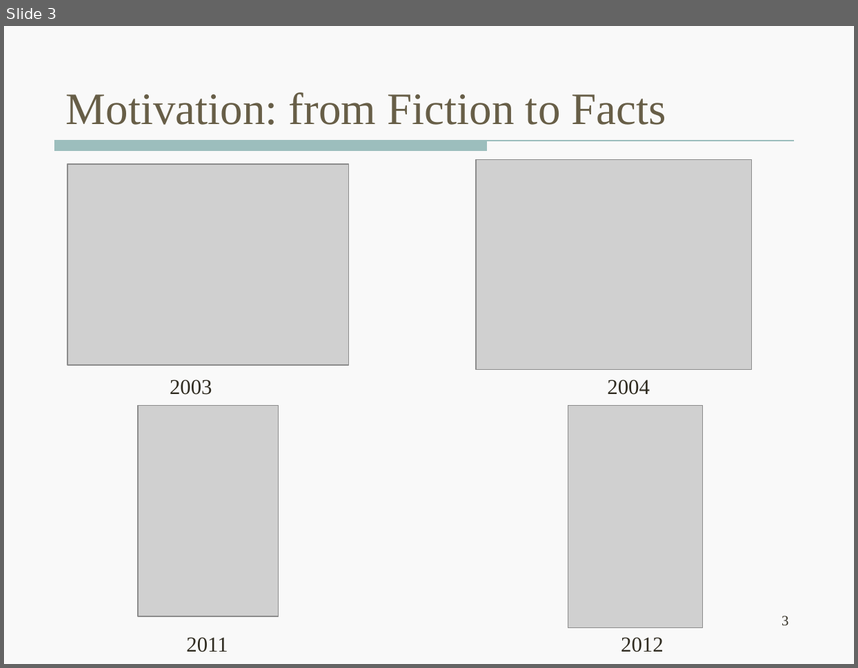
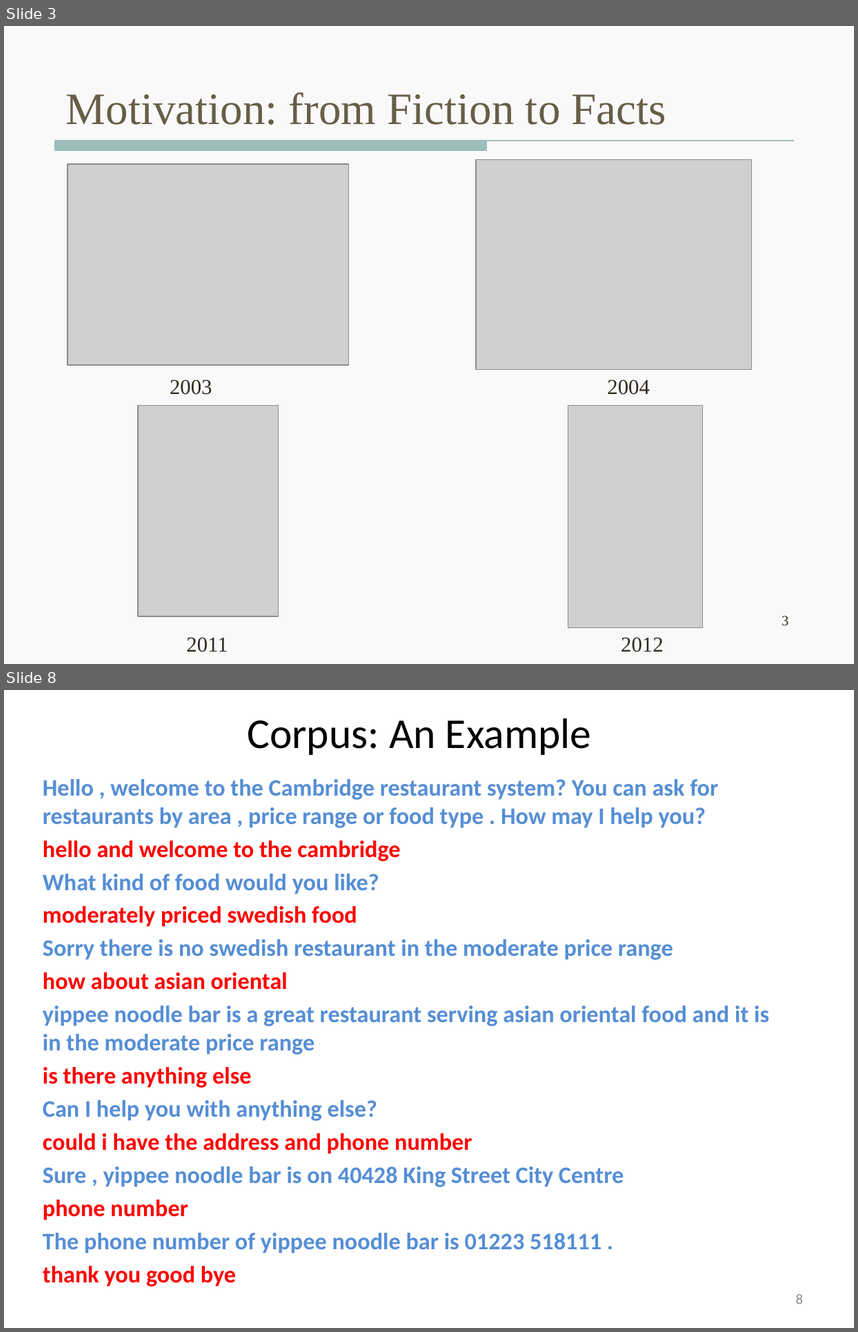
Before and after one commit to wencanluo/NLPFall2013, a slide deck: doc/12.06.2013 Meeting/DSTC2-12-16-2013.pptx. Shown one above the other, each under a label of ours: slide 3 before the commit, slides 3 and 8 after it; the slides between them are not shown. The pictures are 858x668 and 858x1332 pixels, drawn with LibreOffice and Linux fonts; fonts in the diff are those of the drawing; grey boxes stand for pictures. Boxes give left, top, right and bottom in pixels: in the first picture for what was removed or moved away, otherwise in the second. Text is boxed around its words. In the diff, an @@ line names an element or a change of style, - is before the commit and + after.

```diff
--- a/doc/12.06.2013 Meeting/DSTC2-12-16-2013.pptx
+++ b/doc/12.06.2013 Meeting/DSTC2-12-16-2013.pptx
@@ slide 8 added at (4, 690, 854, 1328), background #FFFFFF @@
@@ title added at (247, 718, 591, 755), 36 pt, text #000000 @@
+Corpus: An Example
@@ text added at (43, 779, 769, 1286), 20 pt, text #558ED5, bold @@
+Hello , welcome to the Cambridge restaurant system? You can ask for restaurants by area , price range or food type . How may I help you?
+hello and welcome to the cambridge
+What kind of food would you like?
+moderately priced swedish food
+Sorry there is no swedish restaurant in the moderate price range
+how about asian oriental
+yippee noodle bar is a great restaurant serving asian oriental food and it is in the moderate price range
+is there anything else
+Can I help you with anything else?
+could i have the address and phone number
+Sure , yippee noodle bar is on 40428 King Street City Centre
+phone number
+The phone number of yippee noodle bar is 01223 518111 .
+thank you good bye
@@ page number added at (796, 1294, 803, 1303), 12 pt, text #8C8C8C @@
+8
```
Also in this commit, not shown: 12 slides changed, 10 other slides added, 4 slides removed, 8 other files.
